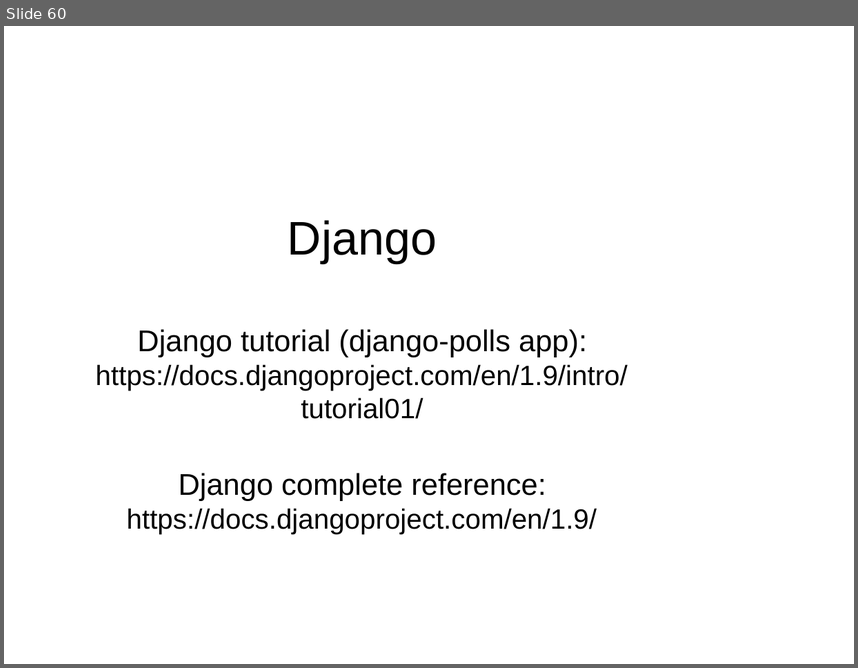
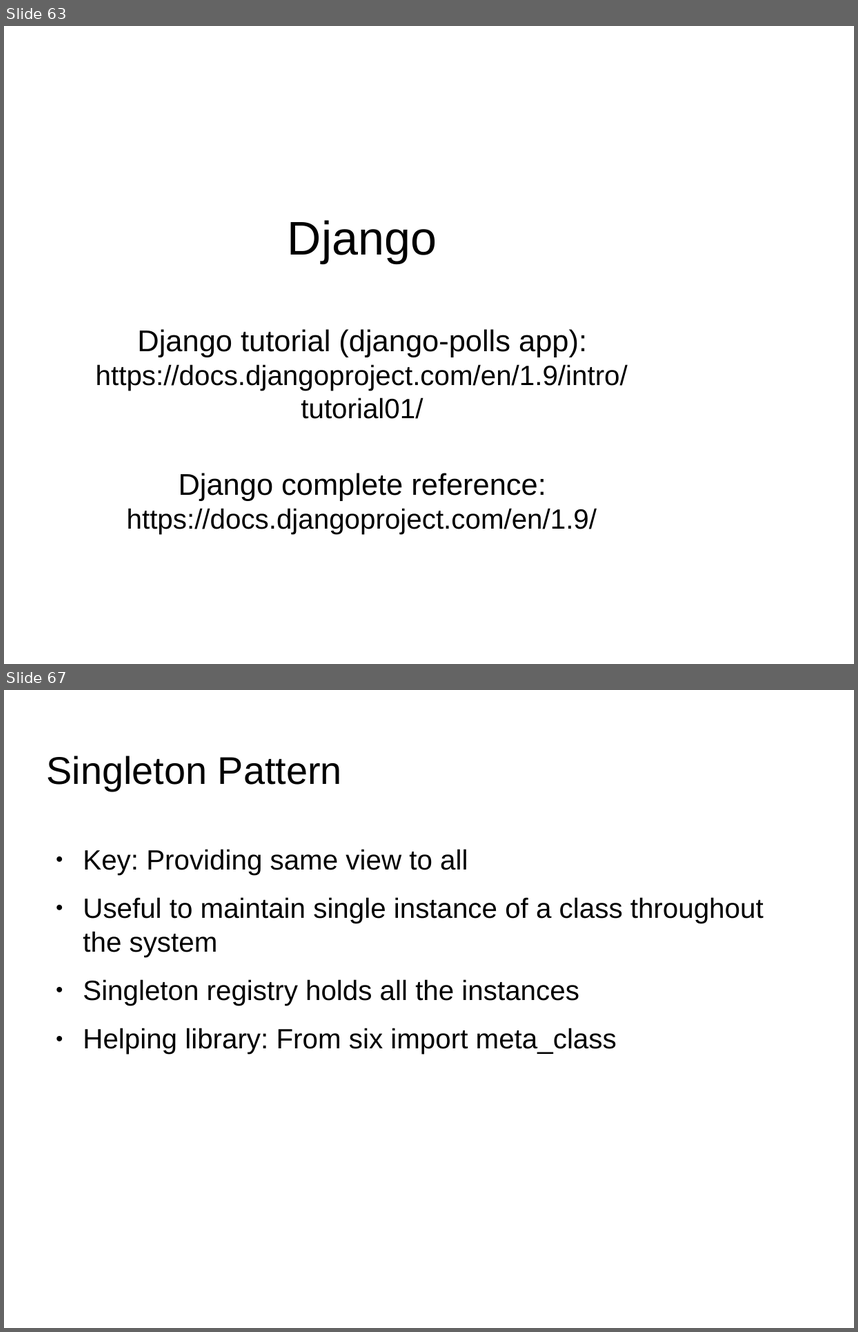
Before and after one commit to shikha-desai/Internship_PreWork, a slide deck: Python/Python_Notes.odp. Shown one above the other, each under a label of ours: slide 60 before the commit, slides 63 and 67 after it; the slides between them are not shown. The pictures are 858x668 and 858x1332 pixels, drawn with LibreOffice and Linux fonts; fonts in the diff are those of the drawing; background and template pictures are left out. Boxes give left, top, right and bottom in pixels: in the first picture for what was removed or moved away, otherwise in the second. Text is boxed around its words. In the diff, an @@ line names an element or a change of style, - is before the commit and + after.

Commit message:
Added few design patterns to python

```diff
--- a/Python/Python_Notes.odp
+++ b/Python/Python_Notes.odp
@@ slide 67 added at (4, 690, 854, 1328), background picture (left out) @@
@@ title added at (47, 756, 342, 791), 36 pt, text #000000 @@
+Singleton Pattern
@@ text added at (83, 849, 764, 1054), 26 pt, text #000000 @@
+● Key: Providing same view to all
+● Useful to maintain single instance of a class throughout the system
+● Singleton registry holds all the instances
+● Helping library: From six import meta_class
@@ what was slide 60 is now slide 63 @@
```
Also in this commit, not shown: 12 other slides added.
